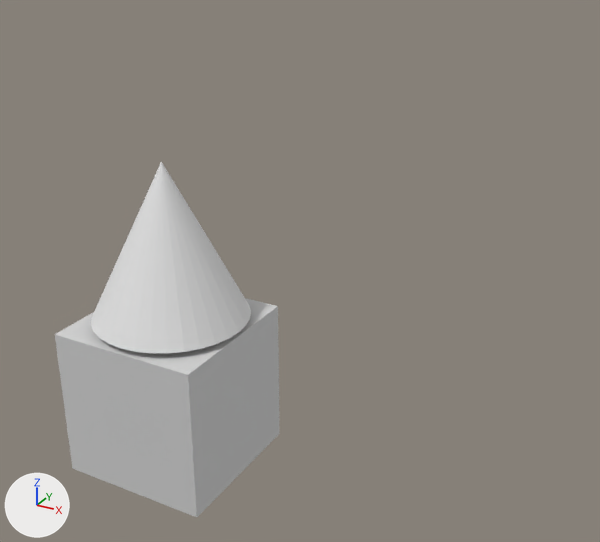
One commit to the glTF model cubo.gltf: the scene before it, then after it.
Camera for both pictures: a 50 mm lens placed at (5.99, -7.47, 5.81), pointed at (1.55, 0.59, 1.78). Every picture has the same lights, and +X, +Y and +Z are marked at lower left. Where no turn or scale is listed for an object, it has been applied to the vertices.
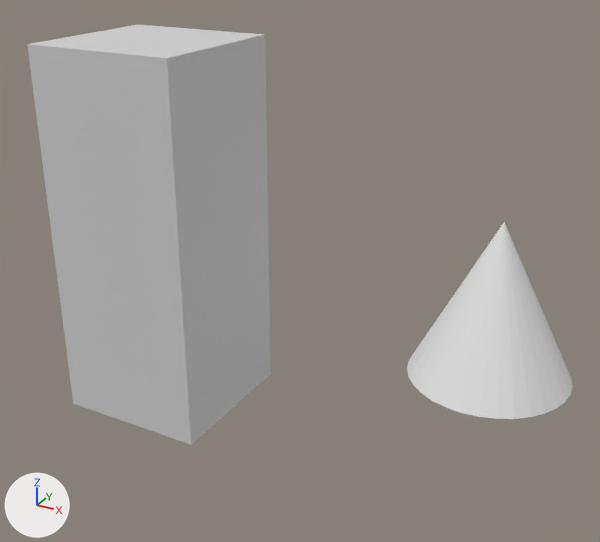
Where the change shows, as pixel boxes (x1, y1, x2, y2) in the pictures (600 x 542 px):
```json
{"object": "Cube", "change": "moved, rescaled", "before": [55, 298, 280, 517], "after": [27, 25, 271, 445]}
{"object": "Cone", "change": "moved", "after": [407, 222, 573, 419], "on screen": "not visible before"}
{"object": "Cone.001", "change": "deleted", "before": [91, 162, 251, 353]}
```

Edits to the scene script, one JSON object a line:
```json
{"op": "remove", "block": "ob_cone_001", "code": ["ob_cone_001 = bpy.data.objects.new('Cone.001', me_cone_001)", "ob_cone_001.location = (0.03, 0.01, 2.08)"]}
{"op": "set", "path": "ob_cone.location", "old": "(0.0, 0.0, 0.0)", "new": "(3.72, 1.48, 1.51)"}
{"op": "set", "path": "ob_cube.location", "old": "(0.0, 0.0, 0.0)", "new": "(0.0, -2.223, 0.0)"}
{"op": "set", "path": "ob_cube.scale", "old": "(1.0, 1.0, 1.0)", "new": "(0.919, 2.24, 0.919)"}
```
